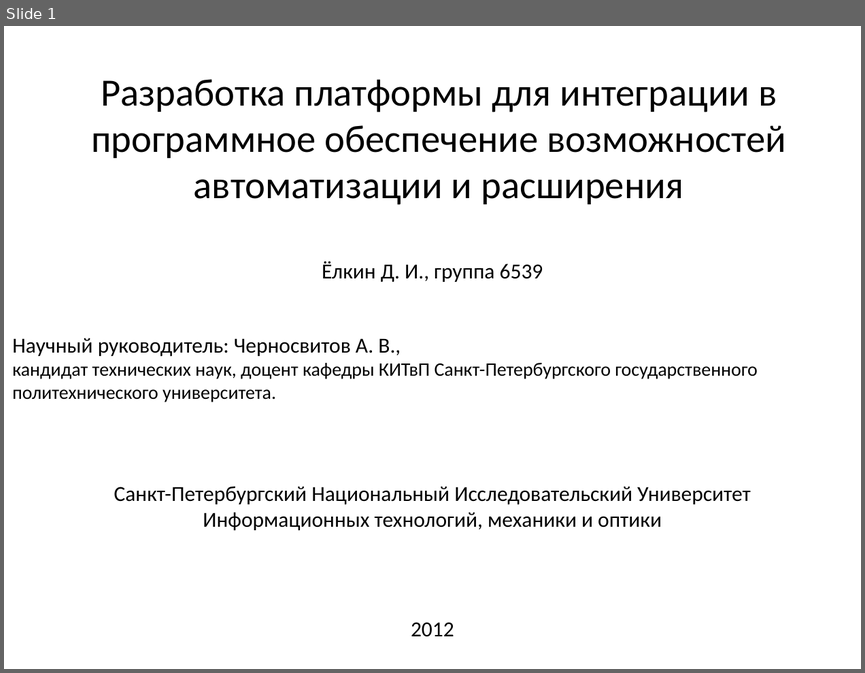
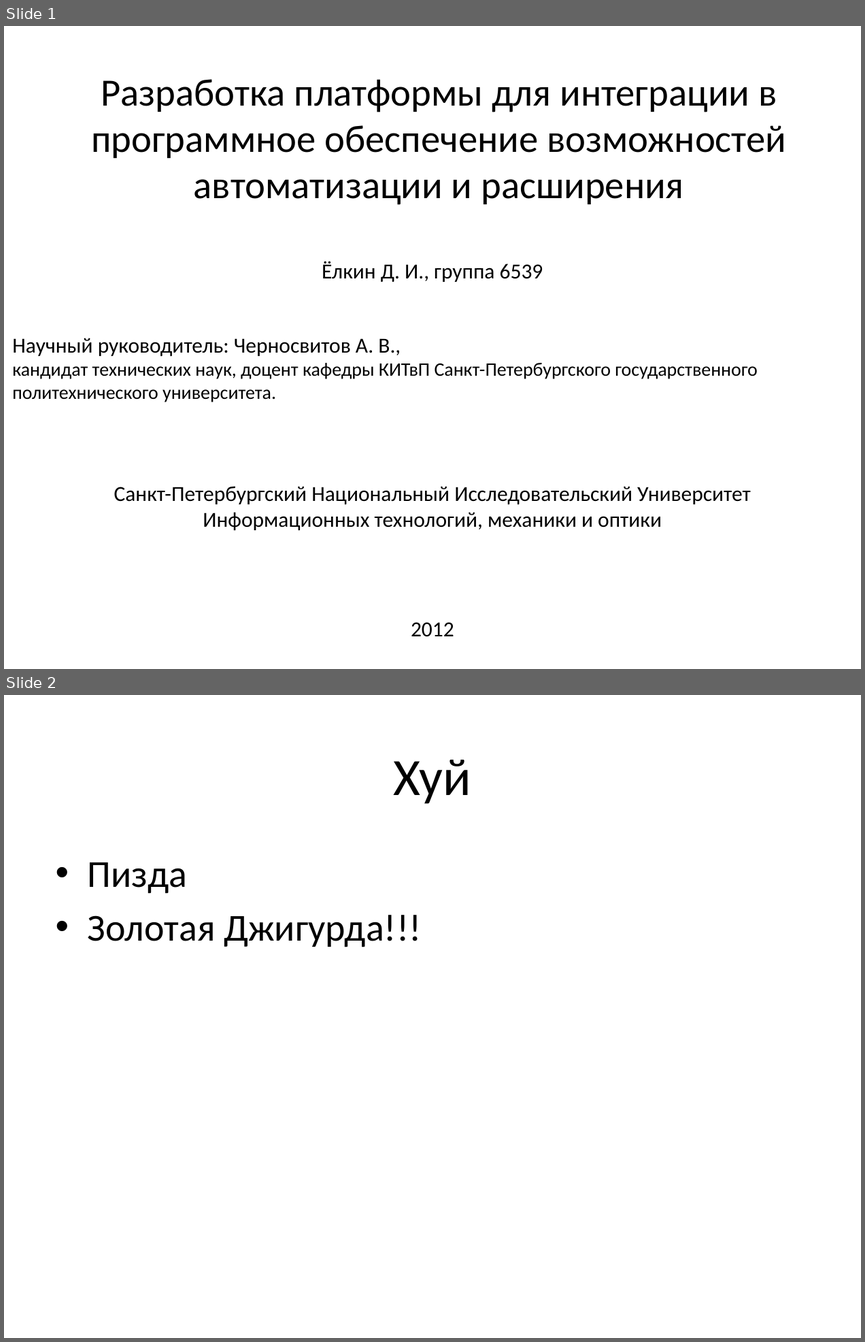
Before and after one commit to Antash/sda, a slide deck: itmo/presentation/main.pptx. Shown one above the other, each under a label of ours: slide 1 before the commit, slides 1 and 2 after it. The pictures are 865x673 and 865x1342 pixels, drawn with LibreOffice and Linux fonts; fonts in the diff are those of the drawing. Boxes give left, top, right and bottom in pixels: in the first picture for what was removed or moved away, otherwise in the second. Text is boxed around its words. In the diff, an @@ line names an element or a change of style, - is before the commit and + after.

```diff
--- a/itmo/presentation/main.pptx
+++ b/itmo/presentation/main.pptx
@@ slide 2 added at bbox=[4, 695, 861, 1338], background #FFFFFF @@
@@ title added at bbox=[394, 760, 471, 804], 44 pt, text #000000 @@
+Хуй
@@ text added at bbox=[88, 862, 421, 947], 32 pt, text #000000 @@
+• Пизда
+• Золотая Джигурда!!!
```
Also in this commit, not shown: 1 slide removed, 16 other files.
